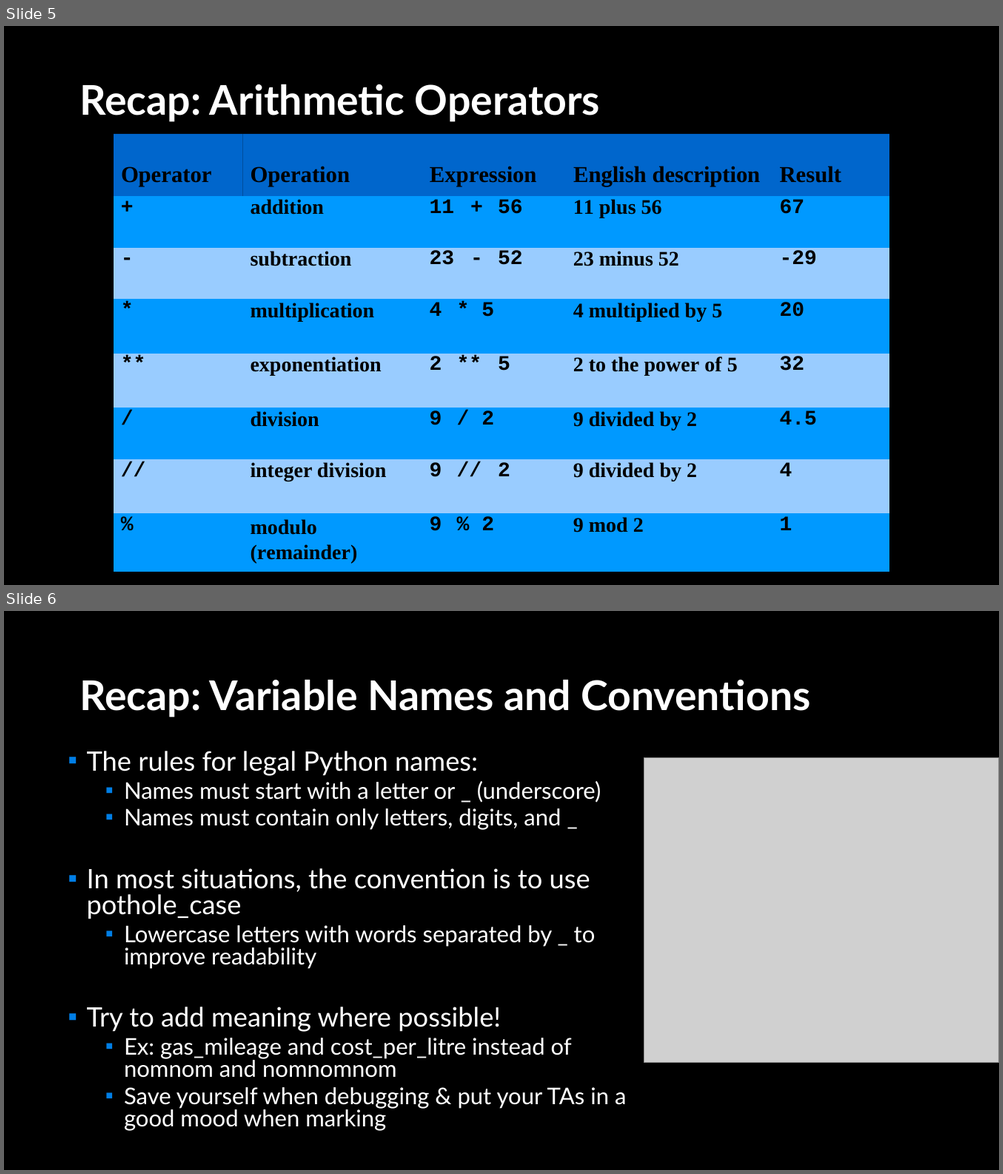
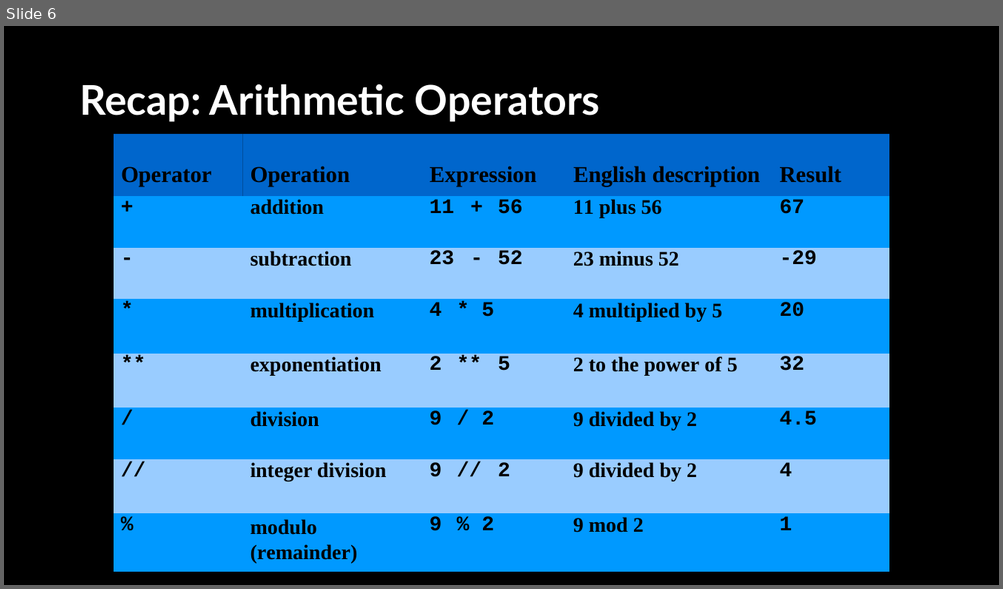
Before and after one commit to APS106/APS106-winter-2022-material, a slide deck: lectures/week1/lecture3/slides/week1_lecture3.pptx. Shown one above the other, each under a label of ours: slides 5 and 6 before the commit, slide 6 after it. The pictures are 1003x1174 and 1003x589 pixels, drawn with LibreOffice and Linux fonts; fonts in the diff are those of the drawing; grey boxes stand for pictures; background and template pictures are left out. Boxes give left, top, right and bottom in pixels: in the first picture for what was removed or moved away, otherwise in the second. Text is boxed around its words. In the diff, an @@ line names an element or a change of style, - is before the commit and + after.

```diff
--- a/lectures/week1/lecture3/slides/week1_lecture3.pptx
+++ b/lectures/week1/lecture3/slides/week1_lecture3.pptx
@@ slide 6 removed at bbox=[4, 611, 999, 1170], background picture (left out) @@
@@ title removed at bbox=[79, 679, 810, 718] @@
-Recap: Variable Names and Conventions
@@ text removed at bbox=[87, 751, 626, 1130] @@
-▪ The rules for legal Python names:
-  ▪ Names must start with a letter or _ (underscore)
-  ▪ Names must contain only letters, digits, and _
-▪ In most situations, the convention is to use pothole_case
-  ▪ Lowercase letters with words separated by _ to improve readability
-▪ Try to add meaning where possible!
-  ▪ Ex: gas_mileage and cost_per_litre instead of nomnom and nomnomnom
-  ▪ Save yourself when debugging & put your TAs in a good mood when marking
@@ picture removed at bbox=[643, 758, 999, 1063] @@
@@ what was slide 5 is now slide 6 @@
```
Also in this commit, not shown: 5 slides changed, 6 slides added, 13 other files.
